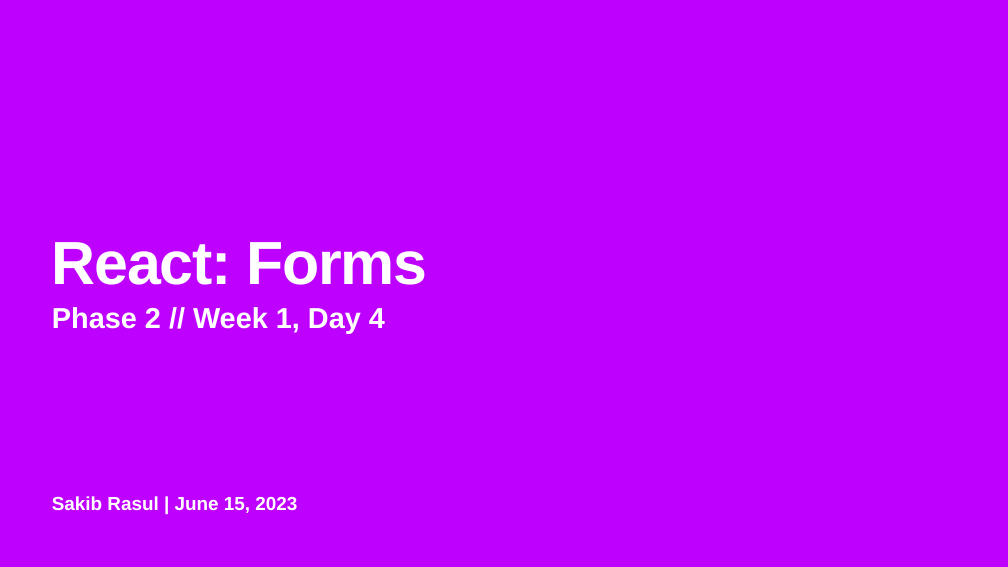
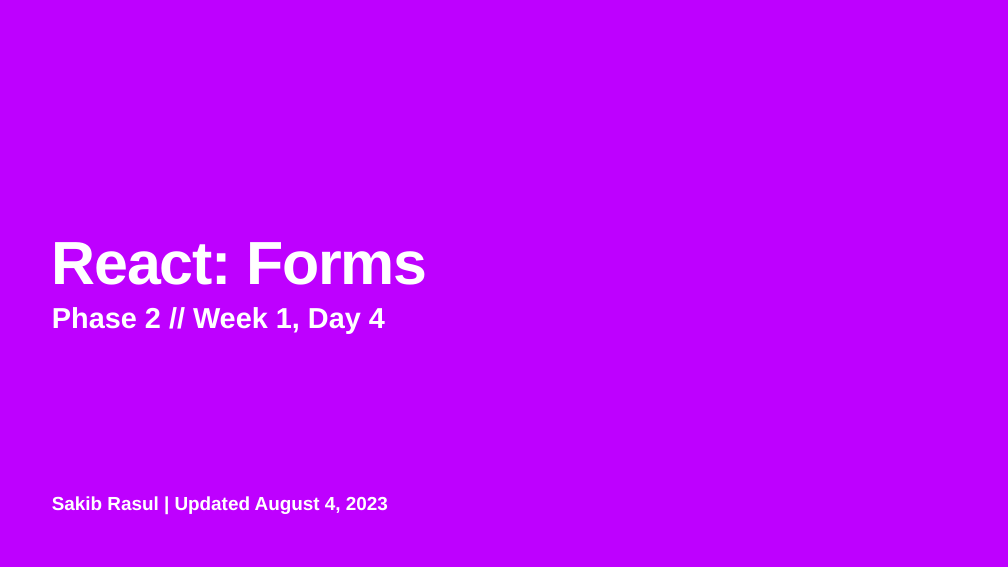
Before and after one commit to rhythms06/flatiron-school, a slide deck: slide 1 of phase-2/forms/slides/forms.pptx. Drawn at 1008x567 pixels with LibreOffice and Linux fonts; fonts in the diff are those of the drawing; background and template pictures are left out. Boxes give left, top, right and bottom in pixels: in the first picture for what was removed or moved away, otherwise in the second. Text is boxed around its words. In the diff, an @@ line names an element or a change of style, - is before the commit and + after.

```diff
--- a/phase-2/forms/slides/forms.pptx
+++ b/phase-2/forms/slides/forms.pptx
@@ text at (52, 496, 388, 514): text changed @@
-Sakib Rasul | June 15, 2023
+Sakib Rasul | Updated August 4, 2023
```
Also in this commit, not shown: 3 other slides changed, 1 slide added, 2 other files.
